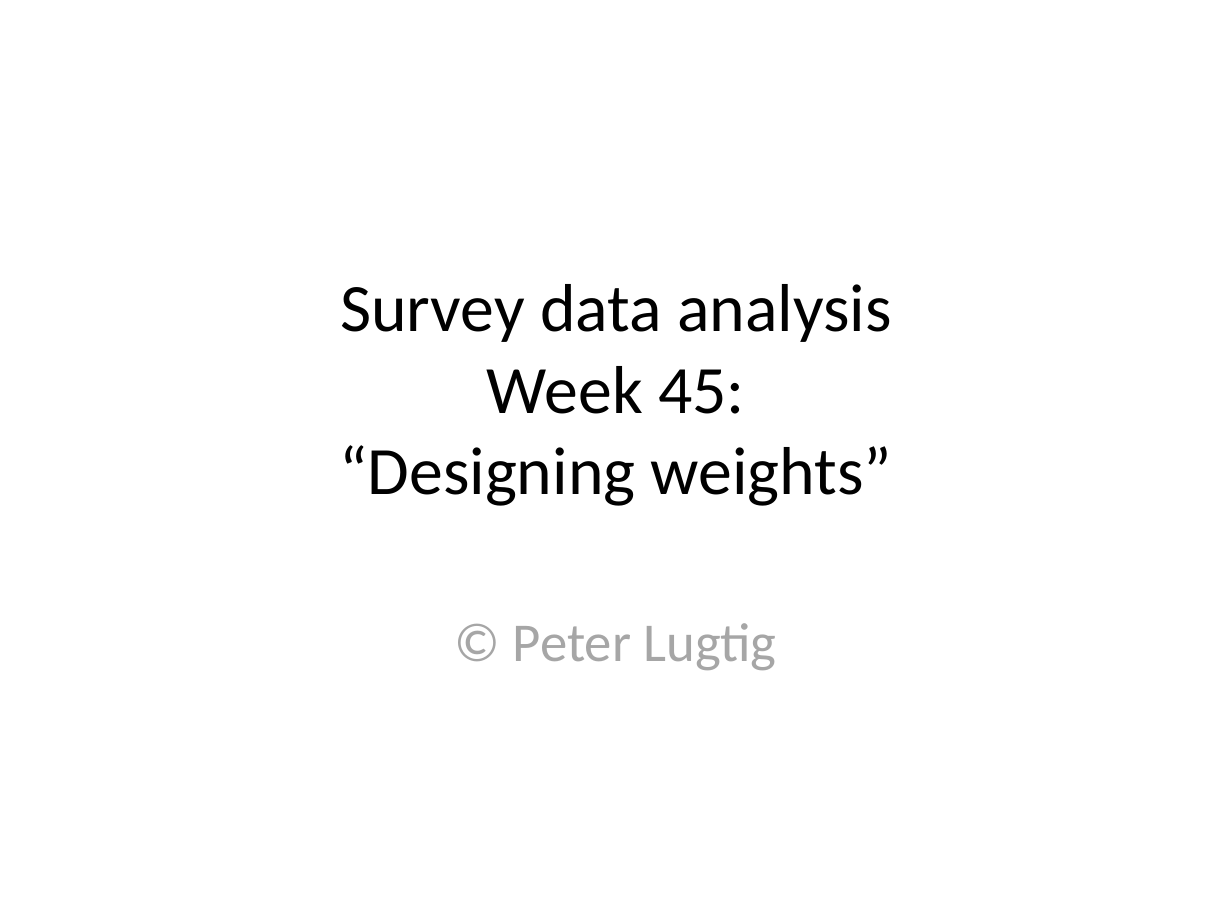
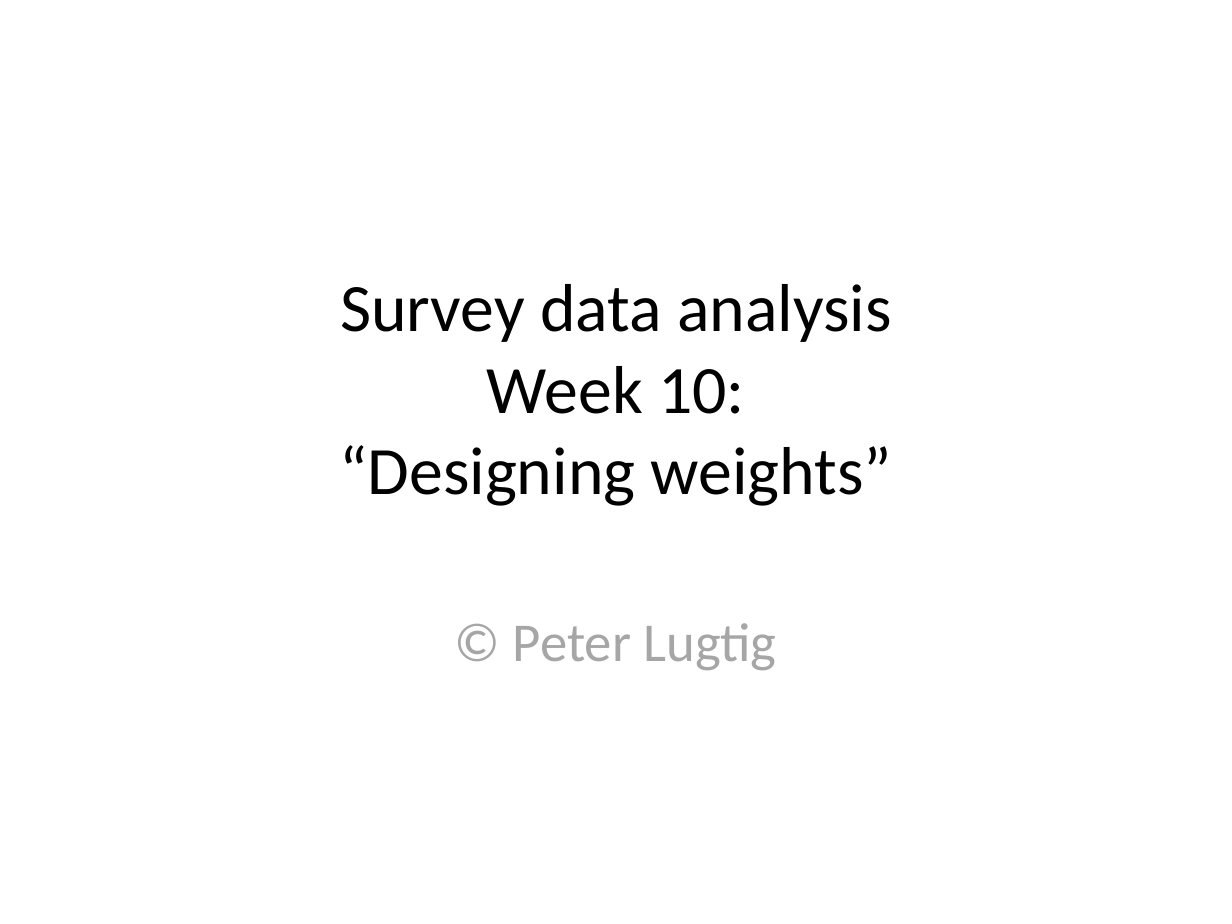
Before and after one commit to peterlugtig/peterlugtig.github.io, a slide deck: slide 1 of static/files/SDA/week10/lecture_week_10.pptx. Drawn at 1232x924 pixels with LibreOffice and Linux fonts; fonts in the diff are those of the drawing. Boxes give left, top, right and bottom in pixels: in the first picture for what was removed or moved away, otherwise in the second. Text is boxed around its words. In the diff, an @@ line names an element or a change of style, - is before the commit and + after.

```diff
--- a/static/files/SDA/week10/lecture_week_10.pptx
+++ b/static/files/SDA/week10/lecture_week_10.pptx
@@ title at [339, 284, 892, 506]: text changed @@
-Survey data analysis
-Week 45:
-“Designing weights”
+Survey data analysis
+Week 10:
+“Designing weights”
```
Also in this commit, not shown: 3 other slides changed, 23 slides added, 2 slides removed, 23 other files.
